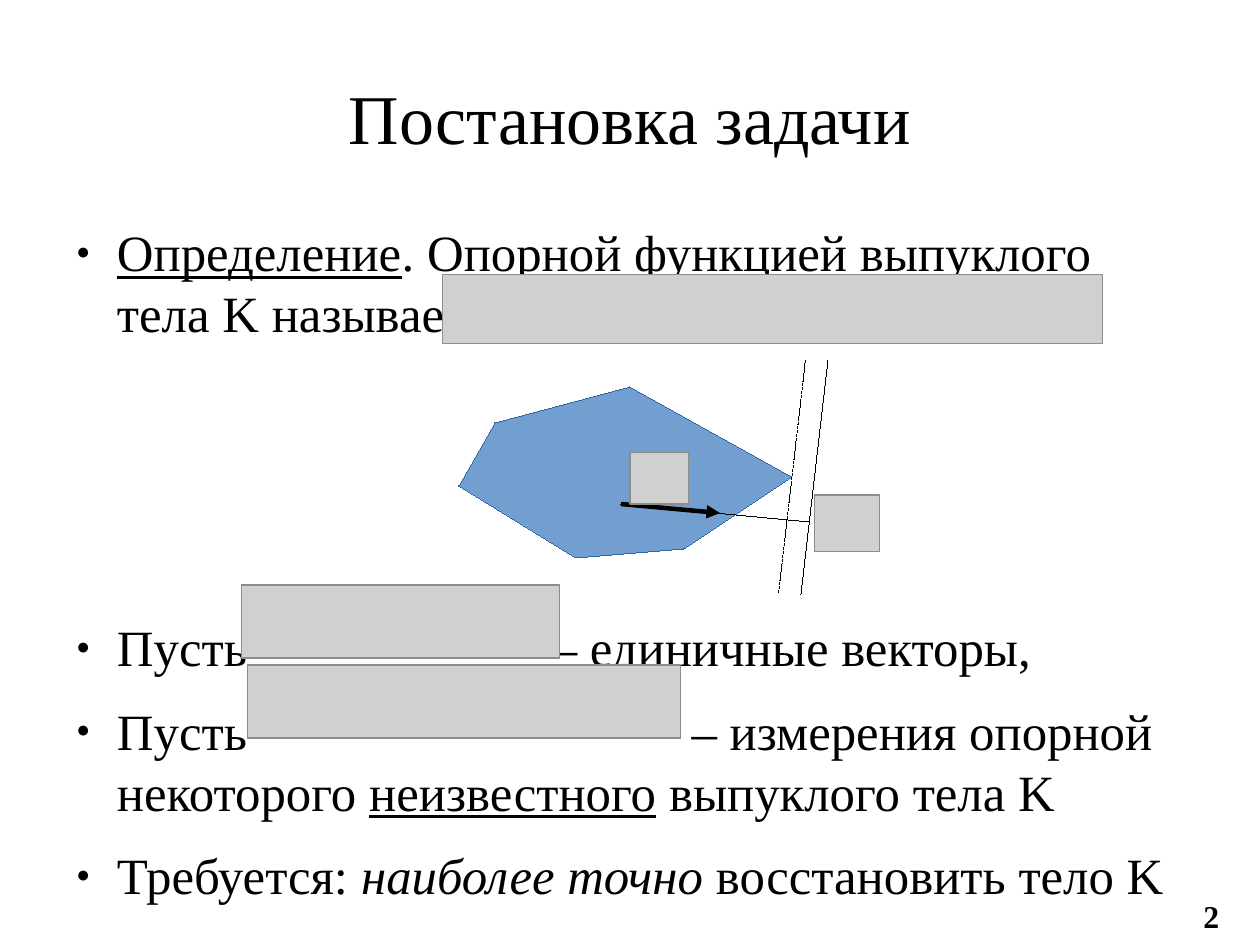
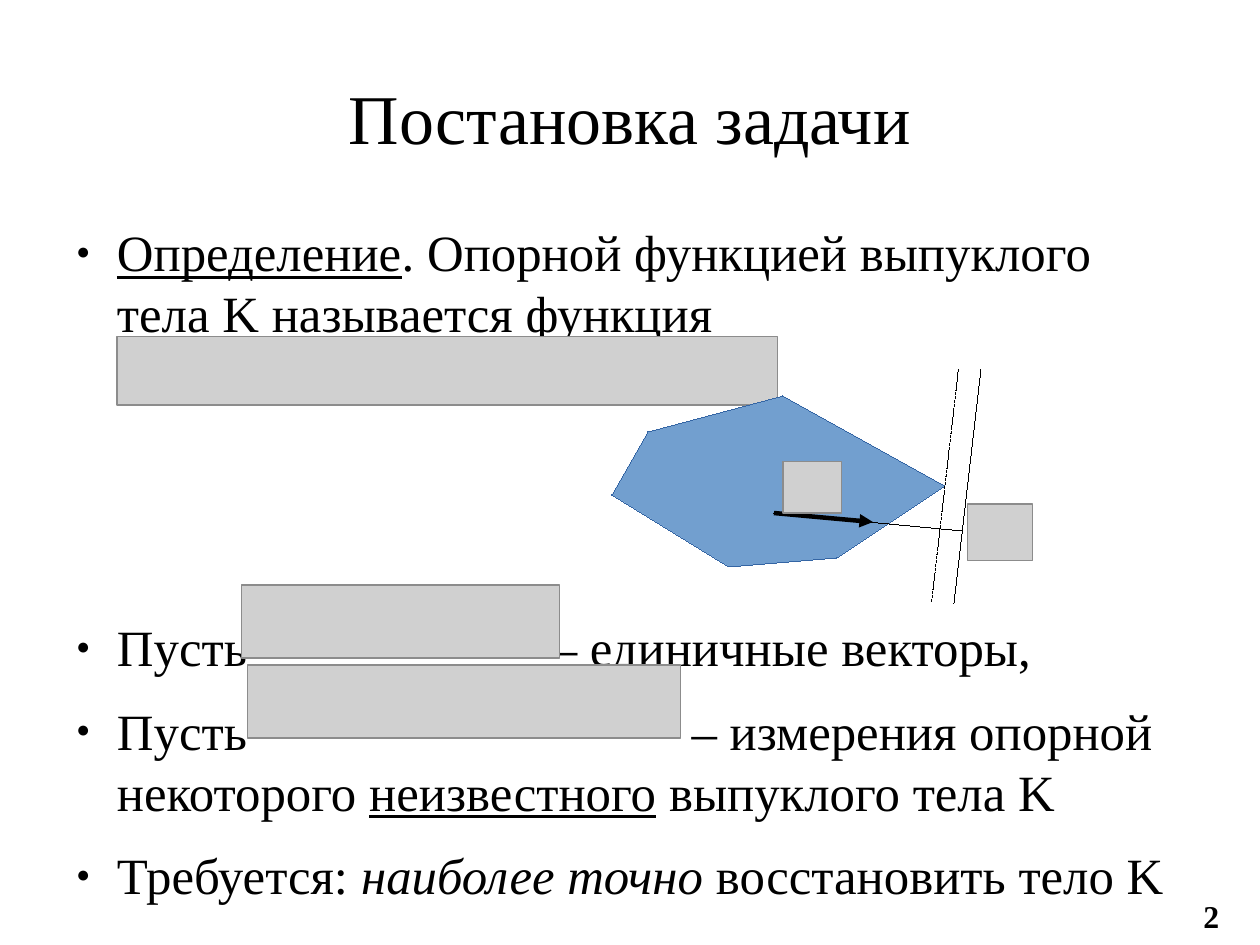
Before and after one commit to ilya-palachev/polyhedra-correction-library, a slide deck: slide 2 of Documentation/i.palachev/Thesis/LomonosovReadings2017/presentation-palachev.odp. Drawn at 1260x945 pixels with LibreOffice and Linux fonts; fonts in the diff are those of the drawing; grey boxes stand for pictures. Boxes give left, top, right and bottom in pixels: in the first picture for what was removed or moved away, otherwise in the second. Text is boxed around its words. In the diff, an @@ line names an element or a change of style, - is before the commit and + after.

```diff
--- a/Documentation/i.palachev/Thesis/LomonosovReadings2017/presentation-palachev.odp
+++ b/Documentation/i.palachev/Thesis/LomonosovReadings2017/presentation-palachev.odp
@@ text at <box>117,235,1091,343</box>: text changed @@
-● Определение. Опорной функцией выпуклого тела K называется
+● Определение. Опорной функцией выпуклого тела K называется функция
@@ picture: place and size @@
-picture at <box>442,274,1103,343</box>
+picture at <box>117,336,777,405</box>
@@ 3 lines, 1 picture, 1 arrow: place and size @@
-3 lines, 1 picture, 1 arrow at <box>621,360,828,595</box>
+3 lines, 1 picture, 1 arrow at <box>774,369,981,604</box>
@@ freeform shape: place and size @@
-freeform shape at <box>460,388,792,559</box>
+freeform shape at <box>612,396,944,567</box>
@@ picture: place and size @@
-picture at <box>815,495,880,552</box>
+picture at <box>967,504,1032,561</box>
```
Also in this commit, not shown: 3 other slides changed.
